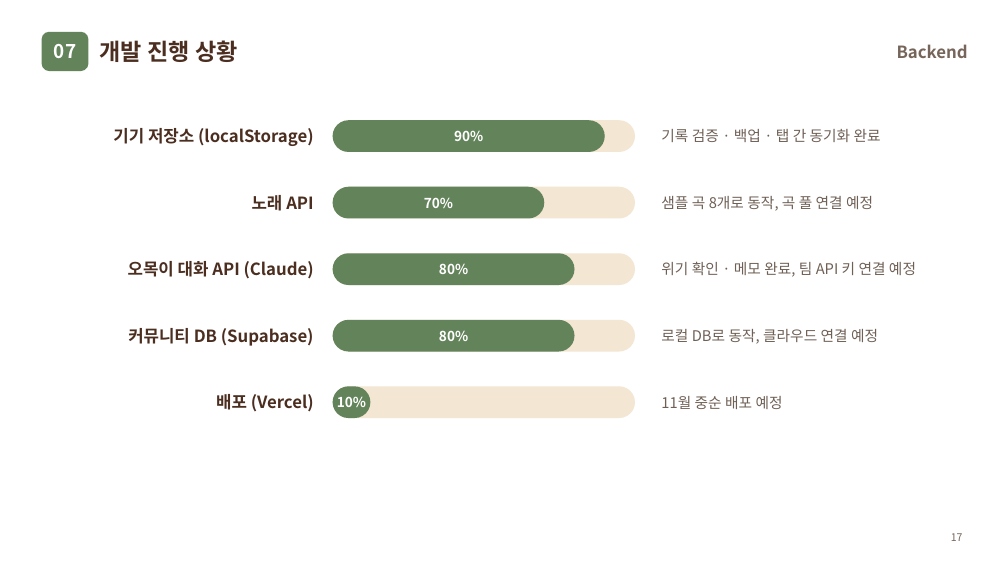
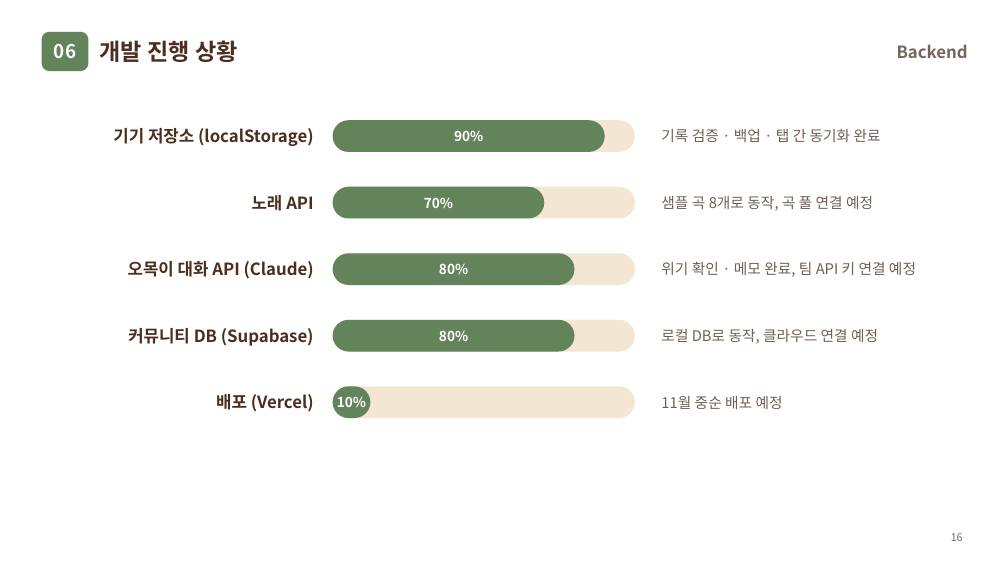
Before and after one commit to Auto-hyun/2026-2-OSSProj-Warmplus-05, a slide deck: slide 16 of doc/2_2_OSSProj_5_웜플러스_중간발표자료.pptx (slide 17 before the commit). Drawn at 1008x567 pixels with LibreOffice and Linux fonts; fonts in the diff are those of the drawing; background and template pictures are left out. Boxes give left, top, right and bottom in pixels: in the first picture for what was removed or moved away, otherwise in the second. Text is boxed around its words. In the diff, an @@ line names an element or a change of style, - is before the commit and + after.

Commit message:
docs(doc): 중간발표자료 해결 방안·개발 목표·피드백·협업 슬라이드 개편
- 해결 방안을 유사 서비스 4분면(불편함↔편리함, 전문적인 진단↔일상에서의 공감)으로 교체
- 개발 목표를 기능 기준 3가지(마음 기록, 노래 추천, AI 대화·위기 대응)로 수정
- 피드백 반영 내용 채움(온기 대표님, 지도교수님)
- 대안 비교 및 선택 슬라이드 삭제, 목차·섹션 번호 정리
- 협업 방식을 조직 레포·개인 레포 Fork/PR 도식으로 단순화

```diff
--- a/doc/2_2_OSSProj_5_웜플러스_중간발표자료.pptx
+++ b/doc/2_2_OSSProj_5_웜플러스_중간발표자료.pptx
@@ text at box(54, 44, 76, 58): text changed @@
-07
+06
@@ page number at box(951, 533, 963, 541): text changed @@
-17
+16
```
Also in this commit, not shown: 12 other slides changed, 1 slide added, 2 slides removed.
